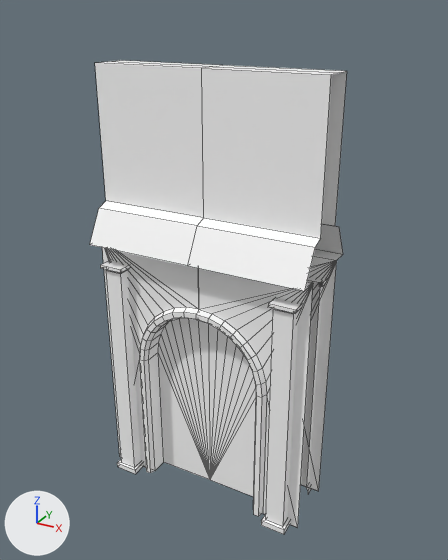
What one commit did to the FBX model Assets/Graph/Meshes/SM_Porte.fbx.
Rendered twice from a camera (50 mm lens) standing at (0.0492, -0.0859, 0.0859) and looking at (0.0013, 0.0011, 0.0423). Every picture has the same lights, and +X, +Y and +Z are marked at lower left. Mesh edges are drawn as thin lines. Where no turn or scale is listed for an object, it has been applied to the vertices.

Before the edit, the objects in view are built like this:
```python
me_mesh = bpy.data.meshes.new('Mesh')
me_mesh.from_pydata(...)  # 373 vertices, 350 faces; spans x -0.02..0.02, y -0.0084..0.0084, z 0.0..0.0777
me_mesh.materials.append(mat_mat_porte)  # its picture is missing
# before: 0 (0.0, 0.0, 0.0777) at pixel (212, 66), 8 (0.0, 0.0032, 0.0547), 9 (0.0, 0.0032, 0.0777) at pixel (222, 65), 12 (-0.02, 0.0, 0.0777) at pixel (107, 61), 60 (-0.02, 0.0032, 0.0547)
# before: 61 (-0.02, 0.0032, 0.0777) at pixel (119, 60), 108 (0.0, -0.0032, 0.0777) at pixel (201, 68), 159 (-0.02, -0.0032, 0.0777) at pixel (94, 62), 198 (0.02, 0.0, 0.0777) at pixel (339, 72), 246 (0.02, 0.0032, 0.0547) at pixel (335, 225)
# before: 247 (0.02, 0.0032, 0.0777) at pixel (347, 70), 334 (0.02, -0.0032, 0.0777) at pixel (331, 74)
ob_porte = bpy.data.objects.new('Porte', me_mesh)
ob_porte.location = (0.0, 0.0, 0.0)
```
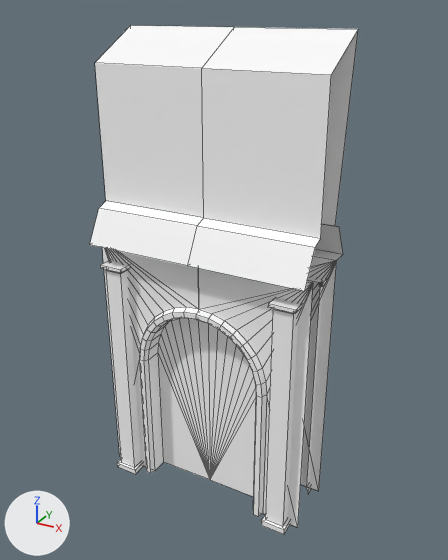
Boxes (x1, y1, x2, y2) around the edits, measured in the pictures (448 x 560 px; the box of a moved part takes in the faces that stretch with it):
```json
{"object": "Porte", "change": "reshaped", "before": [90, 60, 347, 534], "after": [90, 25, 358, 534], "on screen": "7% taller"}
{"part": 1, "of": "me_mesh", "change": "moved or reshaped", "before": [99, 60, 347, 226], "after": [95, 25, 358, 226]}
```

Edits to the scene script, one JSON object a line:
```json
{"block": "me_mesh", "where": "me_mesh.from_pydata(...)  # 373 vertices, 350 faces; spans x -0.02..0.02, y -0.0084..0.0084, z 0.0..0.0777"}
{"block": "me_mesh", "where": "# used by ob_porte; location = (0.0, 0.0, 0.0)"}
{"block": "me_mesh", "where": "# verts and faces of me_mesh; kept vertices keep their numbers, new ones are numbered from 373"}
{"block": "me_mesh", "change": "me_mesh part 1"}
{"op": "add", "block": "me_mesh", "code": "delete_vertices([0, 9, 12, 61, 198, 247])  # with the faces that use them"}
{"op": "add", "block": "me_mesh", "code": "for new, old in zip([373, 374, 375], [8, 60, 246]): verts[new] = verts[old] + (0.0, 0.0036, 0.0284)"}
{"op": "add", "block": "me_mesh", "code": "faces += [(8, 60, 374, 373), (108, 373, 374, 159), (108, 334, 375, 373), (8, 373, 375, 246)]"}
```
